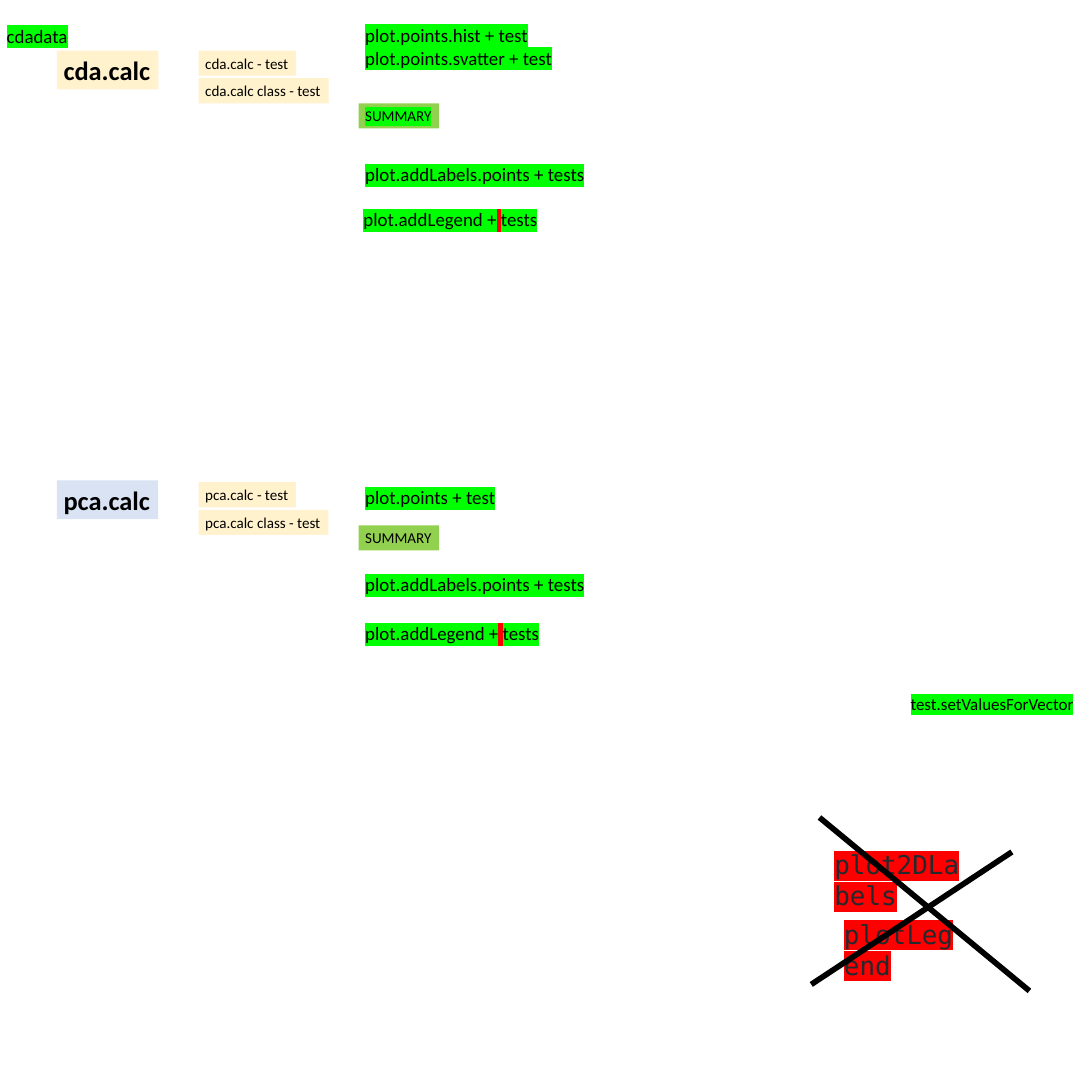
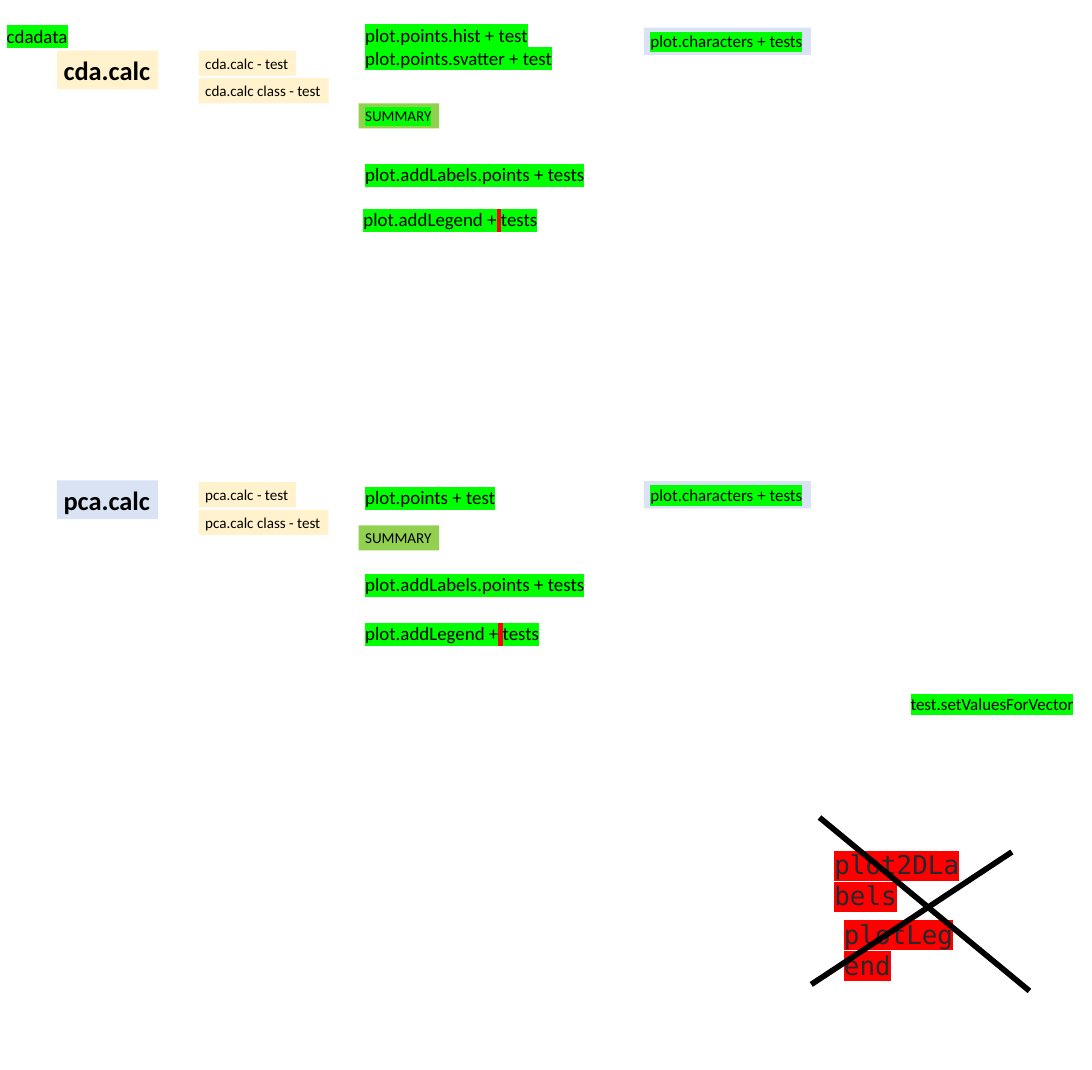
Before and after one commit to MarekSlenker/MorphoTools2, a slide deck: slide 3 of struktura kniznice.pptx. Drawn at 1092x1070 pixels with LibreOffice and Linux fonts; fonts in the diff are those of the drawing. Boxes give left, top, right and bottom in pixels: in the first picture for what was removed or moved away, otherwise in the second. Text is boxed around its words. In the diff, an @@ line names an element or a change of style, - is before the commit and + after.

Commit message:
plot.addLabels.characters

```diff
--- a/struktura kniznice.pptx
+++ b/struktura kniznice.pptx
@@ rectangle added at box(644, 28, 811, 55), fill #DAE3F3, 18 pt, text #000000 @@
+plot.characters + tests
@@ rectangle added at box(644, 481, 811, 508), fill #DAE3F3, 18 pt, text #000000 @@
+plot.characters + tests
```
Also in this commit, not shown: 17 other files.
